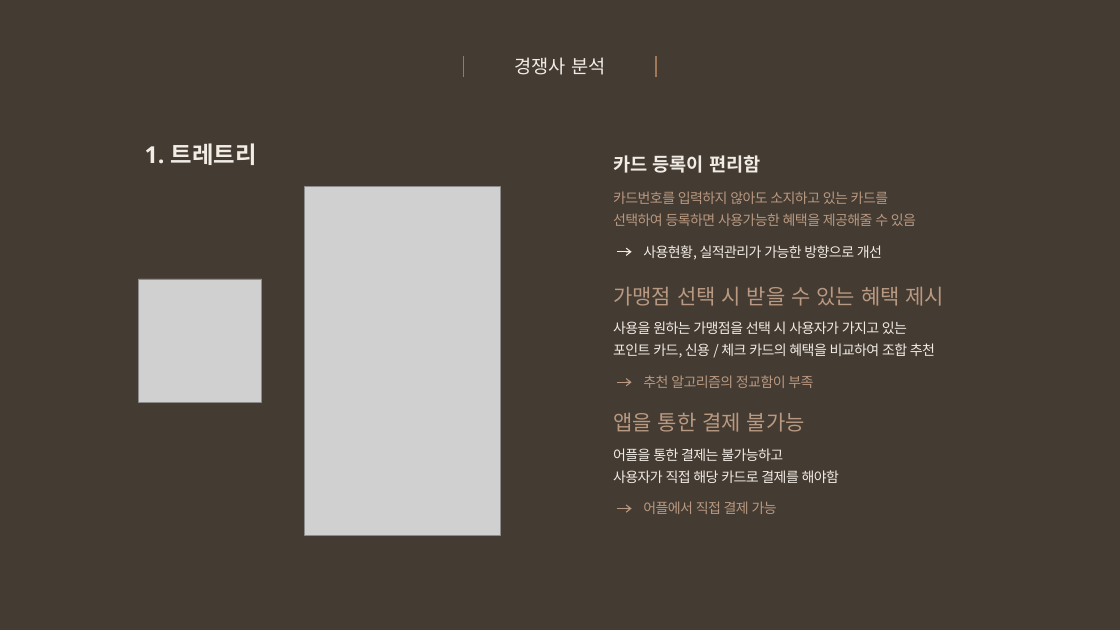
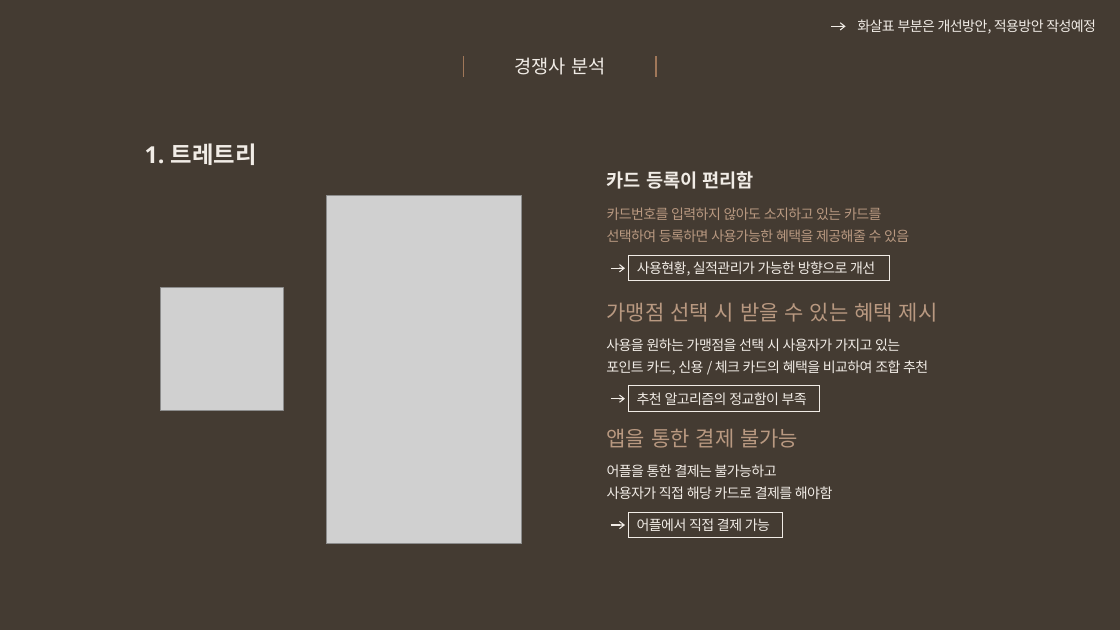
Before and after one commit to snr1229/Content_designing_Presentations, a slide deck: slide 13 of 사업계획서/Week10/EWon_중간고사대체 발표자료_2차.pptx (slide 11 before the commit). Drawn at 1120x630 pixels with LibreOffice and Linux fonts; fonts in the diff are those of the drawing; grey boxes stand for pictures. Boxes give left, top, right and bottom in pixels: in the first picture for what was removed or moved away, otherwise in the second. Text is boxed around its words. In the diff, an @@ line names an element or a change of style, - is before the commit and + after.

```diff
--- a/사업계획서/Week10/EWon_중간고사대체 발표자료_2차.pptx
+++ b/사업계획서/Week10/EWon_중간고사대체 발표자료_2차.pptx
@@ arrow added from (832, 26) to (846, 26), #F1ECE6 1 pt @@
@@ text added at [857,19,1096,34], 12 pt, text #F1ECE6 @@
+화살표 부분은 개선방안, 적용방안 작성예정
@@ picture: place and size @@
-picture at [305,187,501,535]
+picture at [326,196,522,544]
@@ rectangle "사용현황, 실적관리가 가능한 방향으로 개선" at [628,255,890,281]: outline none to #F1ECE6 0.75 pt @@
@@ picture: place and size @@
-picture at [139,279,262,402]
+picture at [160,287,284,411]
@@ rectangle "추천 알고리즘의 정교함이 부족" at [628,386,819,411]: text colour #B99981 to #F1ECE6; outline none to #F1ECE6 0.75 pt @@
@@ rectangle "추천 알고리즘의 정교함이 부족": place and size @@
-rectangle "추천 알고리즘의 정교함이 부족" at [643,375,813,388]
+rectangle "추천 알고리즘의 정교함이 부족" at [628,386,819,411]
@@ arrow (611, 399) - (625, 399): stroke #B99981 1 pt to #F1ECE6 1 pt @@
@@ 6 texts, 3 arrows, 1 rectangle: place and size @@
-6 texts, 3 arrows, 1 rectangle at [613,155,945,508]
+6 texts, 3 arrows, 1 rectangle at [606,171,938,525]
@@ arrow (611, 525) - (625, 525): stroke #B99981 1 pt to #F1ECE6 1 pt @@
@@ rectangle "어플에서 직접 결제 가능": place and size @@
-rectangle "어플에서 직접 결제 가능" at [643,501,777,514]
+rectangle "어플에서 직접 결제 가능" at [628,513,782,538]
@@ rectangle "어플에서 직접 결제 가능" at [628,513,782,538]: text colour #B99981 to #F1ECE6; outline none to #F1ECE6 0.75 pt @@
```
Also in this commit, not shown: 8 other slides changed, 8 slides added, 3 slides removed, 1 other file.
